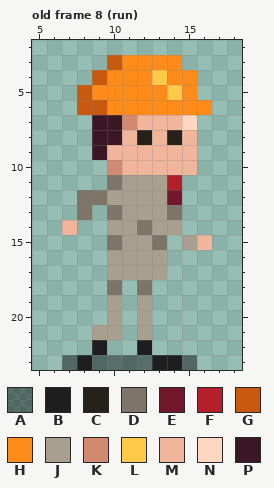
Pixel-art file -- assets/sprites/Aseprite/engineer.aseprite. Above, as it was before the edit.
24x24 pixels, 12 frames. Shown: old frame 8 (run): x 5..18, y 2..23. The commit also changed other frames, which this record leaves out.
Visible layers, top first: "Layer 1", "Layer 2".
Palette (. is transparent): A #0606086f  B #1e1e1e  C #26221b  D #7d7567  E #73172d  F #b4202a  G #c85a10  H #ff8c1a  J #a89f8e  K #d18a6f  L #ffc94a  M #f1b59b  N #ffd6c2  P #3b1725
Pixels before, old frame 8 (run), first column x 7:
 3 ...GHHHH..
 4 ..GHHHLHH.
 5 .GHHHHHLH.
 6 .GGHHHHHHH
 7 ..PPKMMMN.
 8 ..PPMCMCM.
 9 ..PMMMMMM.
10 ...KMMMMM.
11 ...DJJJF..
12 .DDJJJJE..
13 .D.DJJJD..
14 M..JJDJJ..
15 ...DJJD.JM
16 ...JJJJ...
17 ...JJJJ...
18 ...D.D....
19 ...J.J....
20 ...J.J....
21 ..JJ.J....
22 ..B..B....
23 ABAAAABBA.
The same view after the edit:
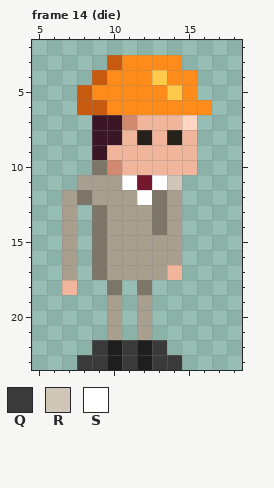
Colours new in this view: Q #3a3a3a  R #cfc6b8  S #ffffff
A new or re-ordered frame is compared with the old frame closest to it.
The exact change:
frames 12 -> 16
Changed rows in their new state; - is an unchanged pixel.
Frame 14 (die) is new; against old frame 8 (run), layers "Layer 1", "Layer 2":
first column x 7:
10 --D-------
11 -JJJSESR--
12 J-J--SDJ--
13 J.DJ--DJ--
14 J-D--JD---
15 J-DJ--JJ..
16 J-D----J--
17 J-D----M--
18 M---------
21 --.-------
22 --QBQ-Q---
23 .QQBQBQQ.-
